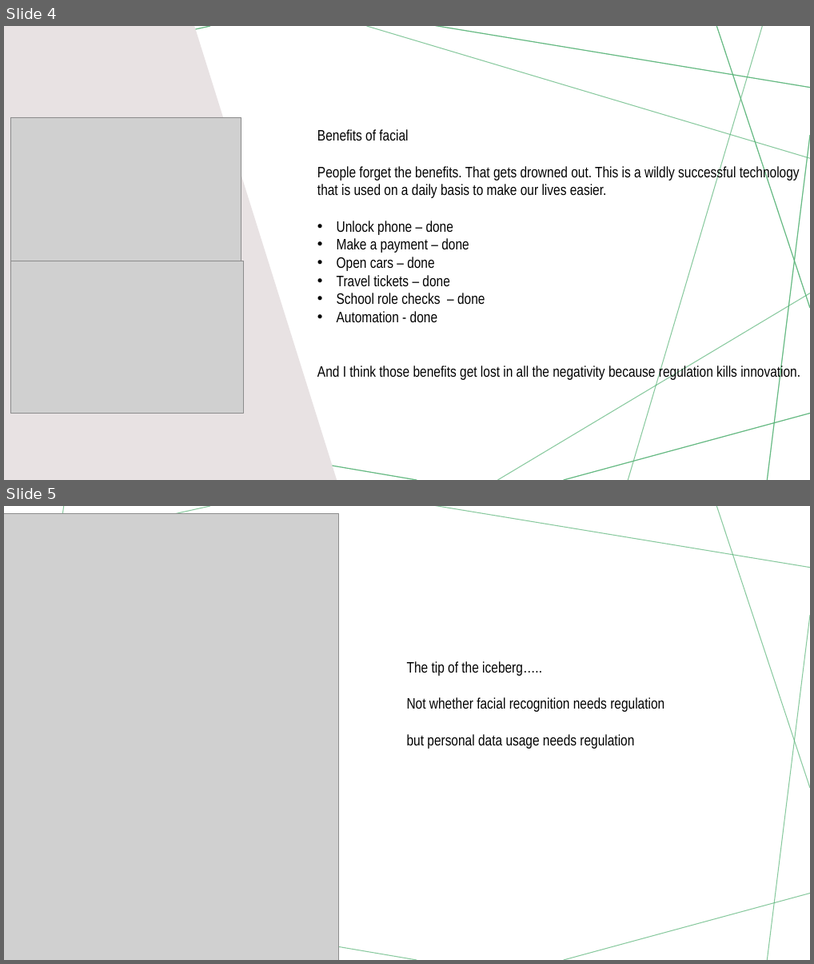
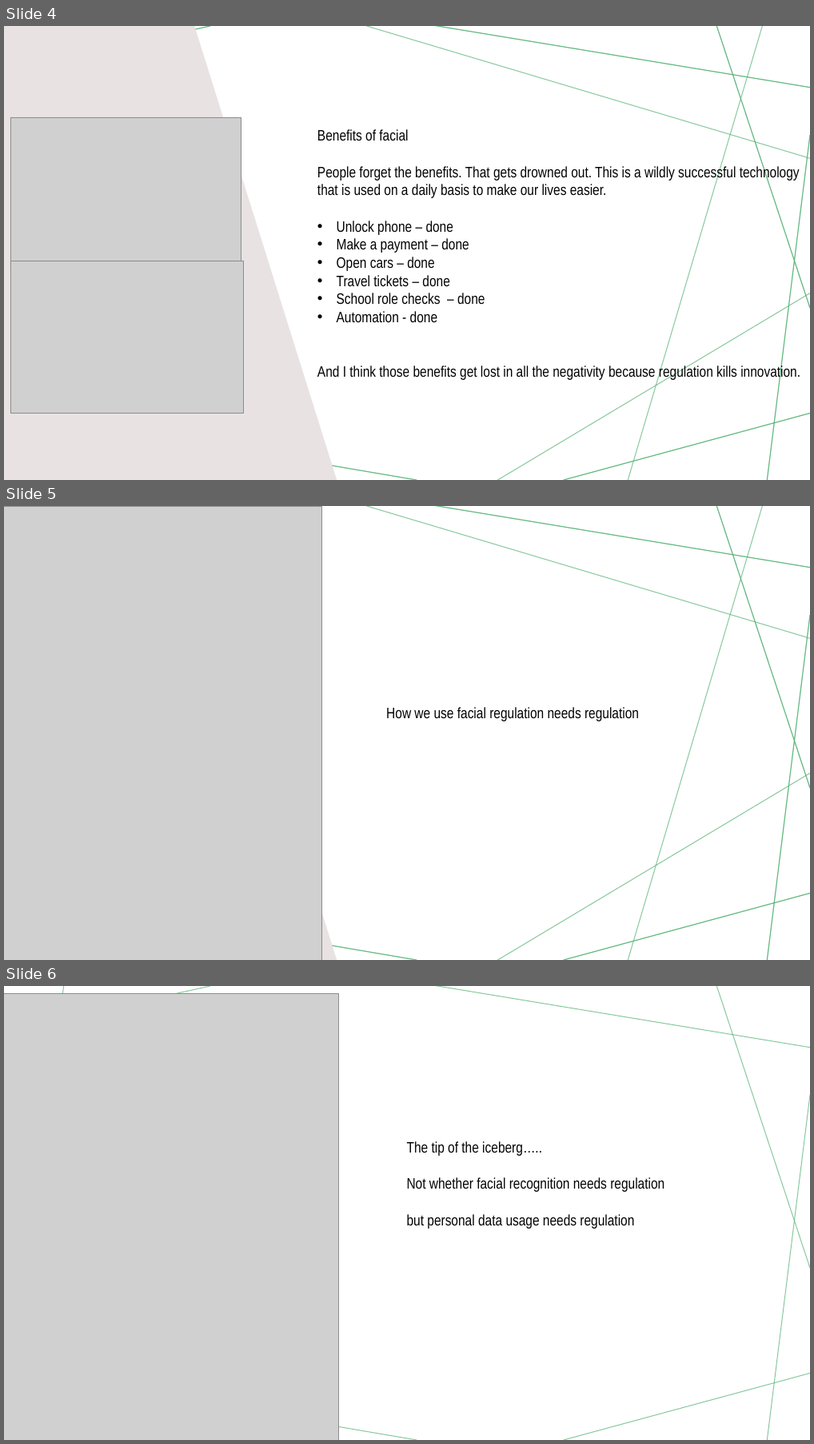
Before and after one commit to shanzaboy/codeclan_homework_shanemccourt, a slide deck: week_03/day_04/homework .pptx. Shown one above the other, each under a label of ours: slides 4 and 5 before the commit, slides 4, 5 and 6 after it. The pictures are 814x964 and 814x1444 pixels, drawn with LibreOffice and Linux fonts; fonts in the diff are those of the drawing; grey boxes stand for pictures. Boxes give left, top, right and bottom in pixels: in the first picture for what was removed or moved away, otherwise in the second. Text is boxed around its words. In the diff, an @@ line names an element or a change of style, - is before the commit and + after.

```diff
--- a/week_03/day_04/homework .pptx
+++ b/week_03/day_04/homework .pptx
@@ slide 5 added at bbox=[4, 506, 810, 960], background #FFFFFF; not listed: 7 template elements that a slide beside it also shows @@
@@ line added from (210, 506) to (4, 552), #56B376 1 pt @@
@@ line added from (64, 506) to (4, 939), #56B376 1 pt @@
@@ freeform shape added at bbox=[4, 506, 338, 960], fill #E8E2E3 @@
@@ picture added at bbox=[4, 506, 322, 960] @@
@@ line added from (810, 639) to (367, 506), #56B376 1 pt @@
@@ line added from (810, 567) to (436, 506), #56B376 1 pt @@
@@ line added from (762, 506) to (628, 960), #56B376 1 pt @@
@@ line added from (810, 788) to (718, 506), #56B376 1 pt @@
@@ line added from (810, 615) to (767, 960), #56B376 1 pt @@
@@ text added at bbox=[386, 707, 639, 721], 18 pt, text #000000 @@
+How we use facial regulation needs regulation
@@ line added from (810, 772) to (498, 960), #56B376 1 pt @@
@@ line added from (417, 960) to (4, 889), #56B376 1 pt @@
@@ line added from (810, 893) to (564, 960), #56B376 1 pt @@
@@ what was slide 5 is now slide 6 @@
```
Also in this commit, not shown: 1 other file.
